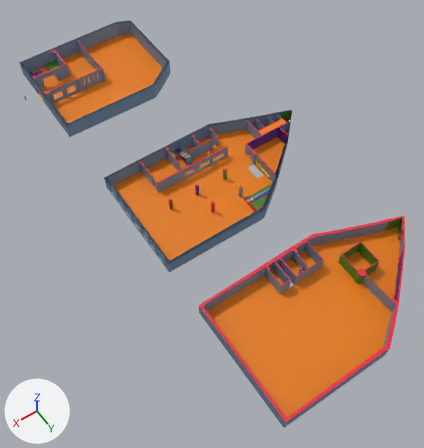
Renders of the Blender file Buldings/c2/42-C2.blend from each side of a commit.
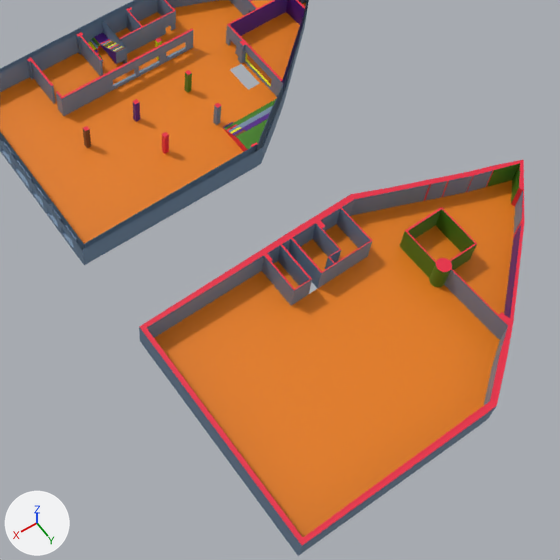
Each version appears first whole from a 50 mm camera at (91.5, 212.8, 201.3) aimed at (10.9, 95.2, -10.1), and next in a close-up on the part from 29% to 100% of the width and 29% to 96% of the height. Every picture has the same lights, and +X, +Y and +Z are marked at lower left.

Before the edit, the objects in view are built like this:
```python
me_cube_001 = bpy.data.meshes.new('Cube.001')
me_cube_001.from_pydata(...)  # 1813 vertices, 1566 faces; spans x -34.4..56.0, y -23.5..28.4, z -1.2..5.3
# faces by material slot: [1292, 13, 108, 14, 38, 69, 32]
me_cube_001.materials.append(mat_paredes)  # blue #748da6
me_cube_001.materials.append(mat_mesa1)  # brown #744727
me_cube_001.materials.append(mat_teto)  # red #e72242
me_cube_001.materials.append(mat_chao)  # orange #e77c03
me_cube_001.materials.append(mat_verde)  # green #417f19
me_cube_001.materials.append(mat_roxo)  # purple #501788
me_cube_001.materials.append(mat_amarelo)  # yellow #e7e200
me_cube_003 = bpy.data.meshes.new('Cube.003')
me_cube_003.from_pydata(...)  # 613 vertices, 418 faces; spans x -34.4..56.0, y -23.5..28.4, z 5.2..11.8
# faces by material slot: [257, 90, 22, 48, 1]
me_cube_003.materials.append(mat_paredes)  # blue #748da6
me_cube_003.materials.append(mat_teto)  # red #e72242
me_cube_003.materials.append(mat_chao)  # orange #e77c03
me_cube_003.materials.append(mat_verde)  # green #417f19
me_cube_003.materials.append(mat_roxo)  # purple #501788
ob_c1 = bpy.data.objects.new('c1', me_cube_001)
ob_c1.location = (-14.6, 82.3, 1.2)
ob_c2 = bpy.data.objects.new('c2', me_cube_003)
ob_c2.location = (-14.6, 154.3, -5.2)
```
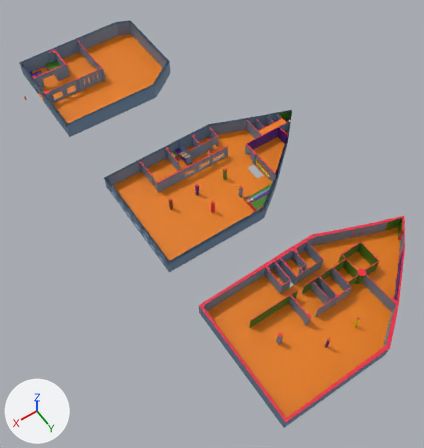
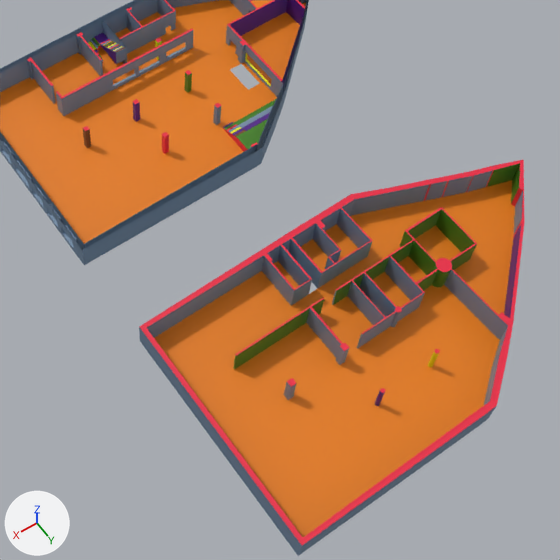
Edits to the scene script, one JSON object a line:
```json
{"block": "me_cube_003", "where": "# used by ob_c2; location = (-14.6, 154.3, -5.2)"}
{"op": "remove", "block": "me_cube_003", "code": "me_cube_003.from_pydata(...)  # 613 vertices, 418 faces; spans x -34.4..56.0, y -23.5..28.4, z 5.2..11.8"}
{"op": "add", "block": "me_cube_003", "code": "me_cube_003.from_pydata(...)  # 903 vertices, 625 faces; spans x -34.4..56.0, y -23.5..28.4, z 5.2..11.8"}
{"block": "me_cube_003", "change": "me_cube_003 part 1: a new loose piece of 64 vertices spanning x 11.1..12.0, y 13.2..14.2, z 5.3..11.7"}
{"block": "me_cube_003", "change": "me_cube_003 part 2: a new loose piece of 64 vertices spanning x 25.0..26.0, y 13.5..14.4, z 5.3..11.7"}
{"block": "me_cube_003", "change": "me_cube_003 part 3: a new loose piece of 32 vertices spanning x 22.3..44.0, y -7.7..3.6, z 5.3..11.7"}
{"block": "me_cube_003", "change": "me_cube_003 part 4"}
{"block": "me_cube_003", "change": "5 faces are deleted"}
{"block": "me_cube_003", "change": "69 vertices are added at x -1.7..39.3, y -7.7..3.6, z 5.3..11.7"}
{"block": "me_cube_003", "change": "61 new vertices lie (0.0, 0.0, 6.4) away from vertices in x 4.8..39.3, y -7.7..3.6, z 5.3"}
{"block": "me_cube_003", "change": "18 new faces join them, mat_verde (green #417f19)"}
{"block": "me_cube_003", "change": "73 new faces join them, mat_paredes (blue #748da6)"}
{"block": "me_cube_003", "change": "23 new faces join them, mat_teto (red #e72242)"}
{"op": "add", "block": "me_cube_003", "code": "me_cube_003.materials.append(mat_amarelo)  # yellow #e7e200"}
```

Changed parts and their boxes [x1, y1, x2, y2] in the close-ups (560 x 560 px):
```json
{"part": 1, "of": "me_cube_003", "change": "added", "after": [428, 349, 440, 367]}
{"part": 2, "of": "me_cube_003", "change": "added", "after": [375, 388, 385, 406]}
{"part": 3, "of": "me_cube_003", "change": "added", "after": [234, 298, 349, 370]}
{"part": 4, "of": "me_cube_003", "change": "built on", "before": [401, 231, 438, 284], "after": [284, 231, 438, 400]}
```
